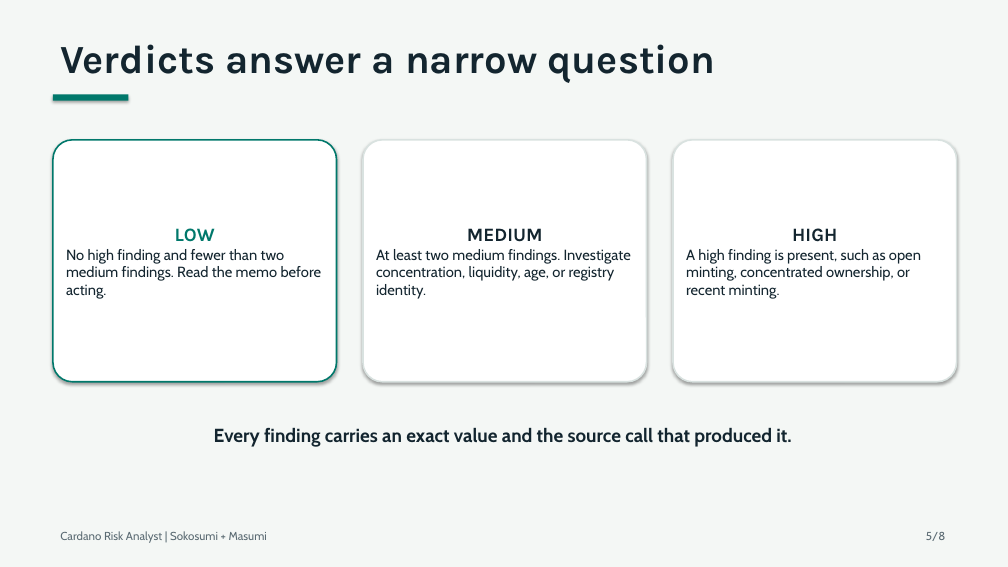
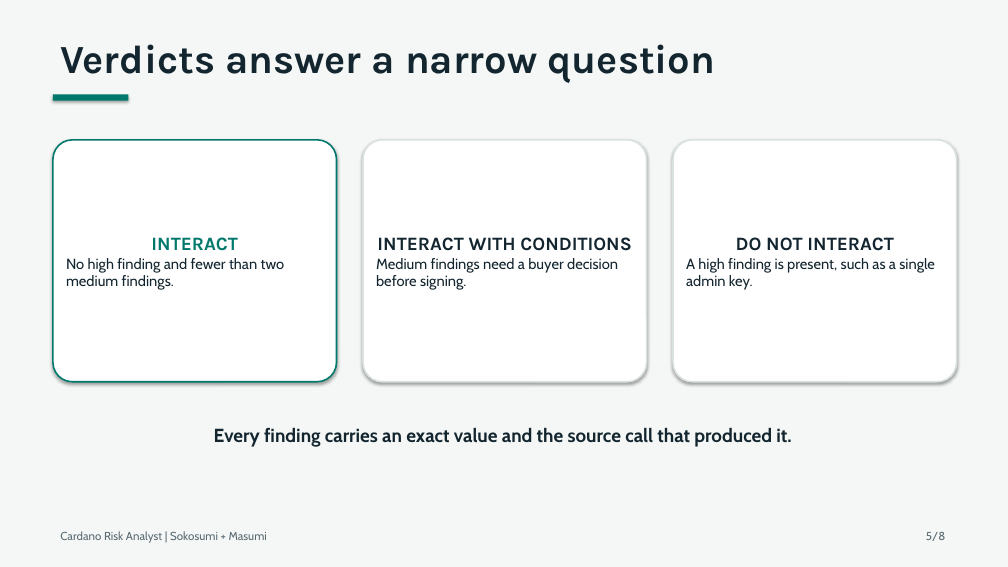
Before and after one commit to pieakshat/cardano-risk-coworker, a slide deck: slide 5 of deck/cardano-risk-analyst.pptx. Drawn at 1008x567 pixels with LibreOffice and Linux fonts; fonts in the diff are those of the drawing. Boxes give left, top, right and bottom in pixels: in the first picture for what was removed or moved away, otherwise in the second. Text is boxed around its words. In the diff, an @@ line names an element or a change of style, - is before the commit and + after.

Commit message:
reframe analyst around contract interaction verdict

```diff
--- a/deck/cardano-risk-analyst.pptx
+++ b/deck/cardano-risk-analyst.pptx
@@ text in rounded rectangle at bbox=[66, 237, 285, 290]: text changed @@
-LOW
-No high finding and fewer than two medium findings. Read the memo before acting.
+INTERACT
+No high finding and fewer than two medium findings.
@@ text in rounded rectangle at bbox=[376, 237, 631, 290]: text changed @@
-MEDIUM
-At least two medium findings. Investigate concentration, liquidity, age, or registry identity.
+INTERACT WITH CONDITIONS
+Medium findings need a buyer decision before signing.
@@ text in rounded rectangle at bbox=[686, 237, 935, 290]: text changed @@
-HIGH
-A high finding is present, such as open minting, concentrated ownership, or recent minting.
+DO NOT INTERACT
+A high finding is present, such as a single admin key.
```
Also in this commit, not shown: 3 other slides changed, 14 other files.
